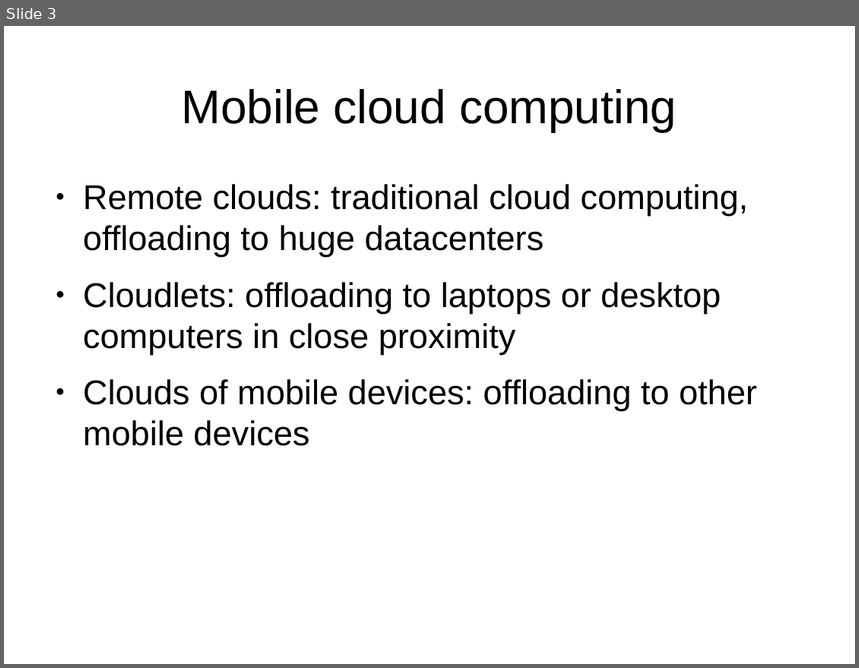
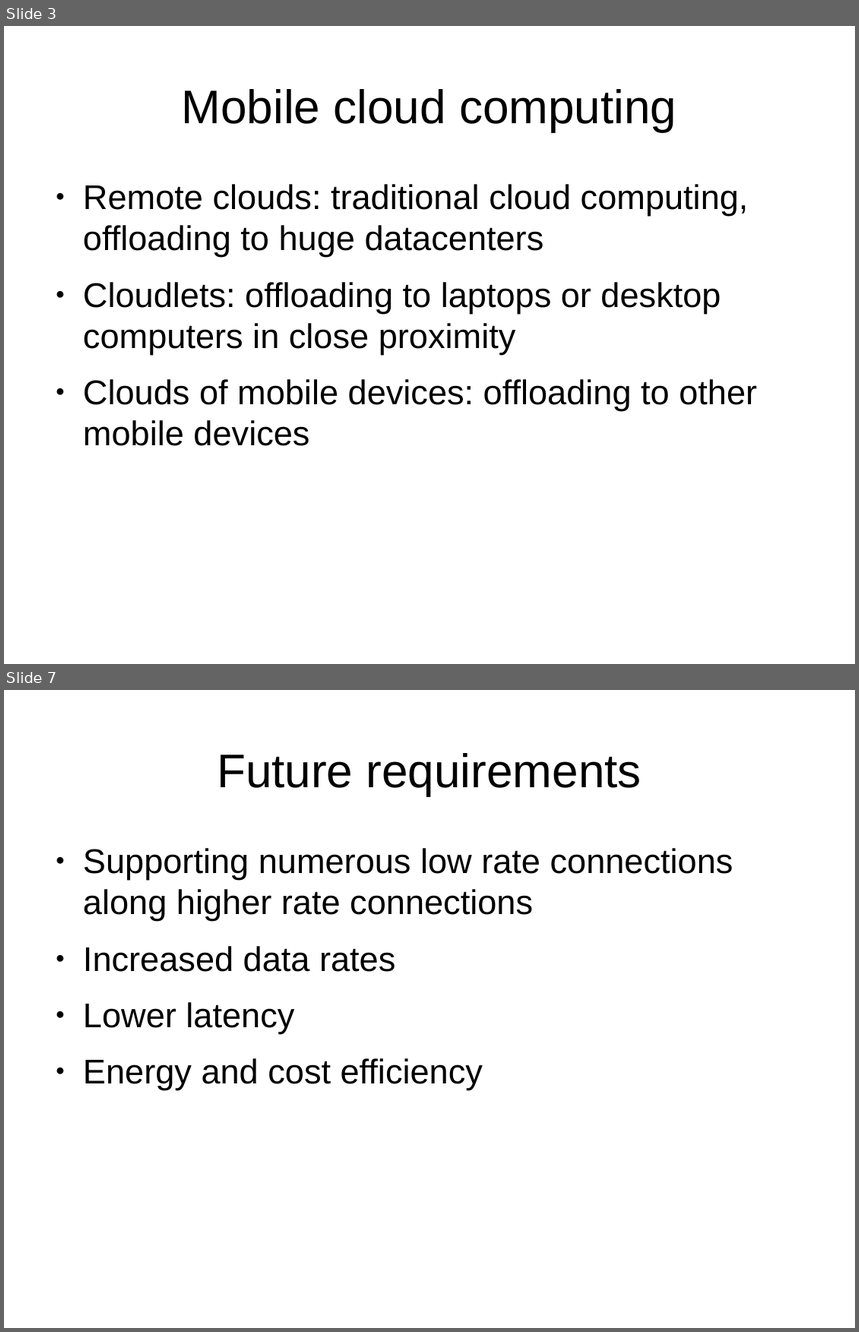
Before and after one commit to nipakoo/Mobile-Data-Analytics, a slide deck: presentation.odp. Shown one above the other, each under a label of ours: slide 3 before the commit, slides 3 and 7 after it; the slides between them are not shown. The pictures are 859x668 and 859x1332 pixels, drawn with LibreOffice and Linux fonts; fonts in the diff are those of the drawing. Boxes give left, top, right and bottom in pixels: in the first picture for what was removed or moved away, otherwise in the second. Text is boxed around its words. In the diff, an @@ line names an element or a change of style, - is before the commit and + after.

```diff
--- a/presentation.odp
+++ b/presentation.odp
@@ slide 7 added at (4,690,855,1328), background #FFFFFF @@
@@ title added at (217,753,642,796), 44 pt, text #000000 @@
+Future requirements
@@ text added at (83,848,734,1091), 32 pt, text #000000 @@
+● Supporting numerous low rate connections along higher rate connections
+● Increased data rates
+● Lower latency
+● Energy and cost efficiency
```
Also in this commit, not shown: 2 slides changed, 5 other slides added.
